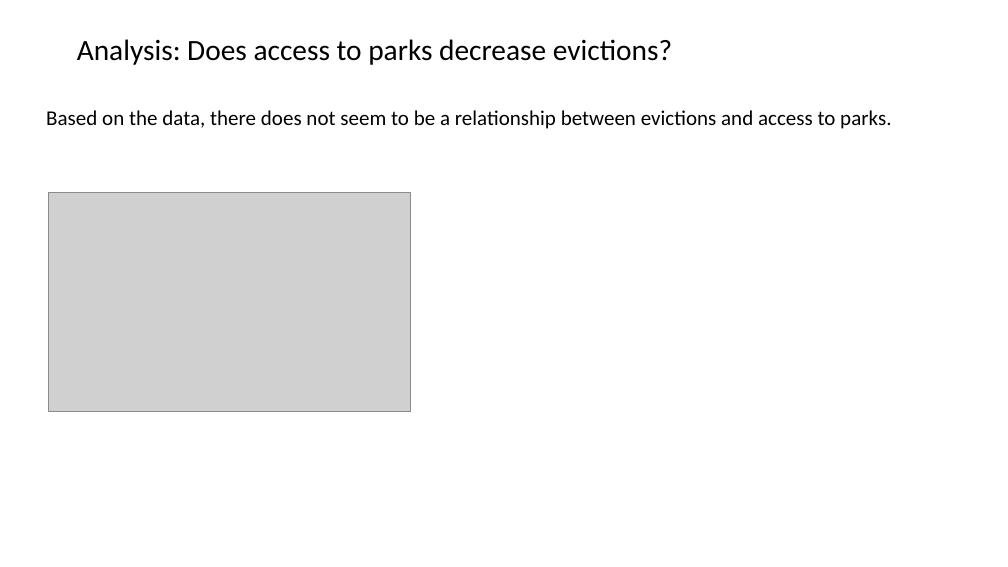
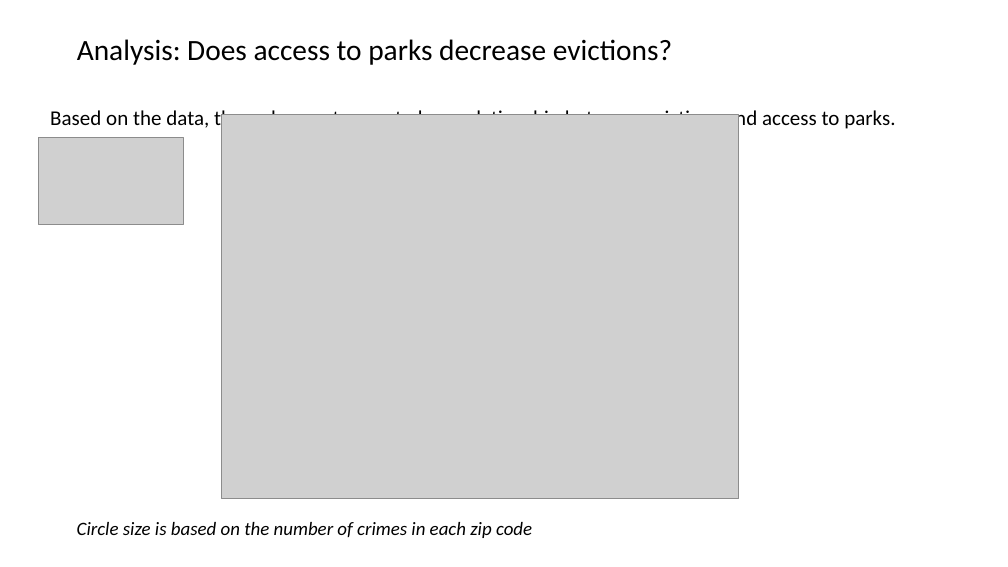
Before and after one commit to smaups/Project_1, a slide deck: slide 7 of LANDLORDS.pptx. Drawn at 1008x567 pixels with LibreOffice and Linux fonts; fonts in the diff are those of the drawing; grey boxes stand for pictures. Boxes give left, top, right and bottom in pixels: in the first picture for what was removed or moved away, otherwise in the second. Text is boxed around its words. In the diff, an @@ line names an element or a change of style, - is before the commit and + after.

```diff
--- a/LANDLORDS.pptx
+++ b/LANDLORDS.pptx
@@ text "Based on the data, there ..." at (50, 108, 895, 132): alignment left to centre @@
@@ picture added at (222, 115, 739, 499) @@
@@ picture: place and size @@
-picture at (48, 192, 410, 411)
+picture at (39, 138, 183, 225)
@@ text added at (77, 522, 532, 538), 18 pt, text #000000, italic @@
+Circle size is based on the number of crimes in each zip code
```
Also in this commit, not shown: 4 other slides changed, 2 slides added.
